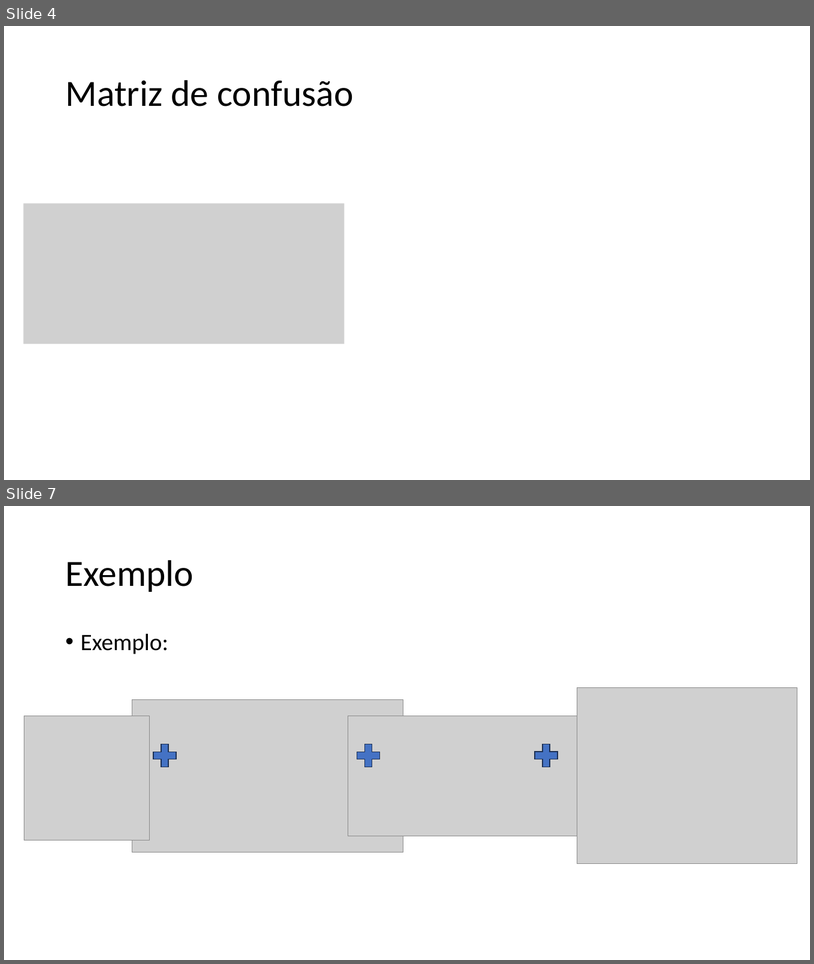
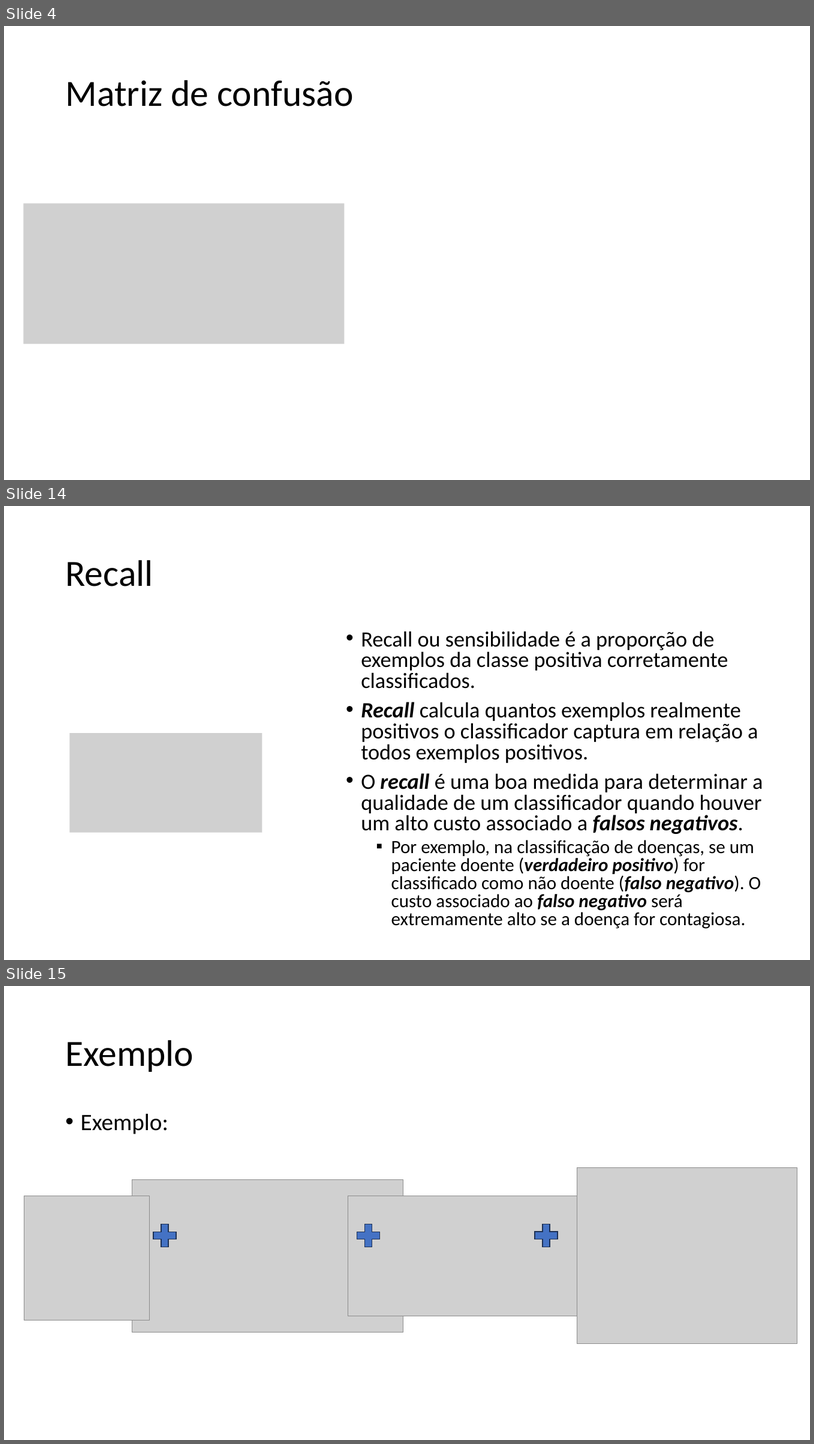
Before and after one commit to zz4fap/tp557-iot-ml, a slide deck: slides/TP557_11_Métricas_de_Classificação.pptx. Shown one above the other, each under a label of ours: slides 4 and 7 before the commit, slides 4, 14 and 15 after it; the slides between them are not shown. The pictures are 814x964 and 814x1444 pixels, drawn with LibreOffice and Linux fonts; fonts in the diff are those of the drawing; grey boxes stand for pictures. Boxes give left, top, right and bottom in pixels: in the first picture for what was removed or moved away, otherwise in the second. Text is boxed around its words. In the diff, an @@ line names an element or a change of style, - is before the commit and + after.

Commit message:
update of slides

```diff
--- a/slides/TP557_11_Métricas_de_Classificação.pptx
+++ b/slides/TP557_11_Métricas_de_Classificação.pptx
@@ slide 14 added at (4, 506, 810, 960), background #FFFFFF @@
@@ title added at (65, 560, 153, 586), 44 pt, text #000000 @@
+Recall
@@ text added at (361, 631, 763, 928), 25.9 pt, text #000000 @@
+• Recall ou sensibilidade é a proporção de exemplos da classe positiva corretamente classificados.
+• Recall calcula quantos exemplos realmente positivos o classificador captura em relação a todos exemplos positivos.
+• O recall é uma boa medida para determinar a qualidade de um classificador quando houver um alto custo associado a falsos negativos.
+  ▪ Por exemplo, na classificação de doenças, se um paciente doente (verdadeiro positivo) for classificado como não doente (falso negativo). O custo associado ao falso negativo será extremamente alto se a doença for contagiosa.
@@ picture added at (70, 733, 263, 832) @@
@@ what was slide 7 is now slide 15 @@
```
Also in this commit, not shown: 1 slide changed, 8 other slides added, 1 slide removed.
